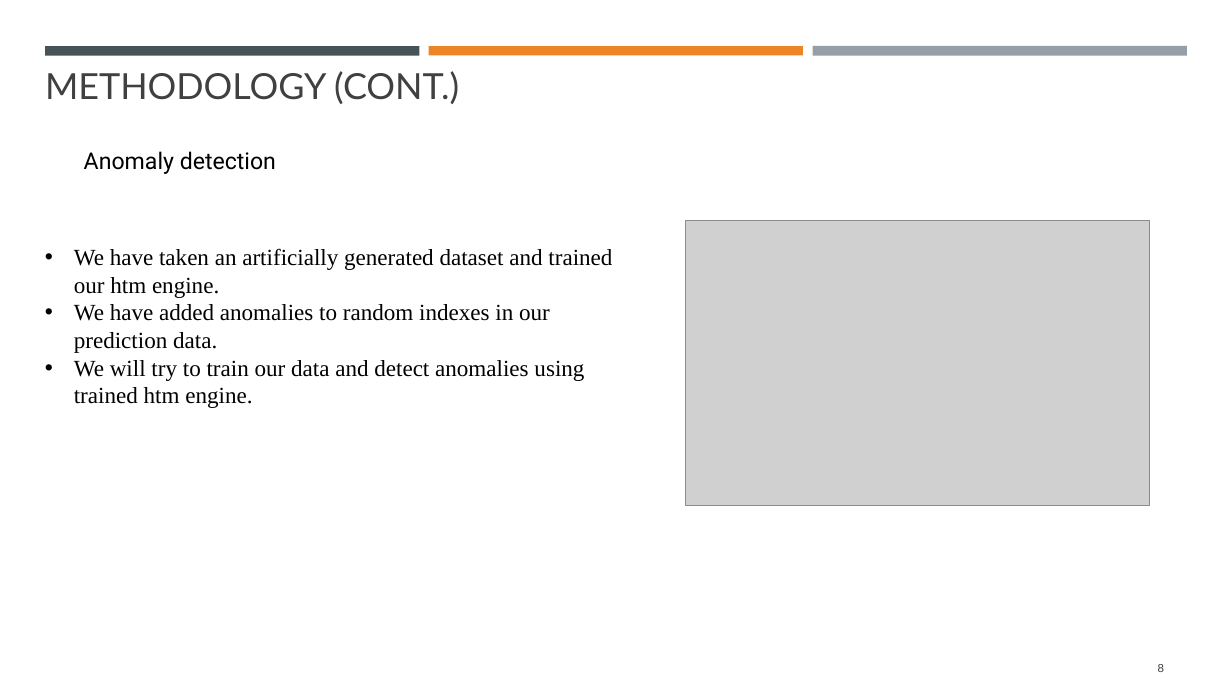
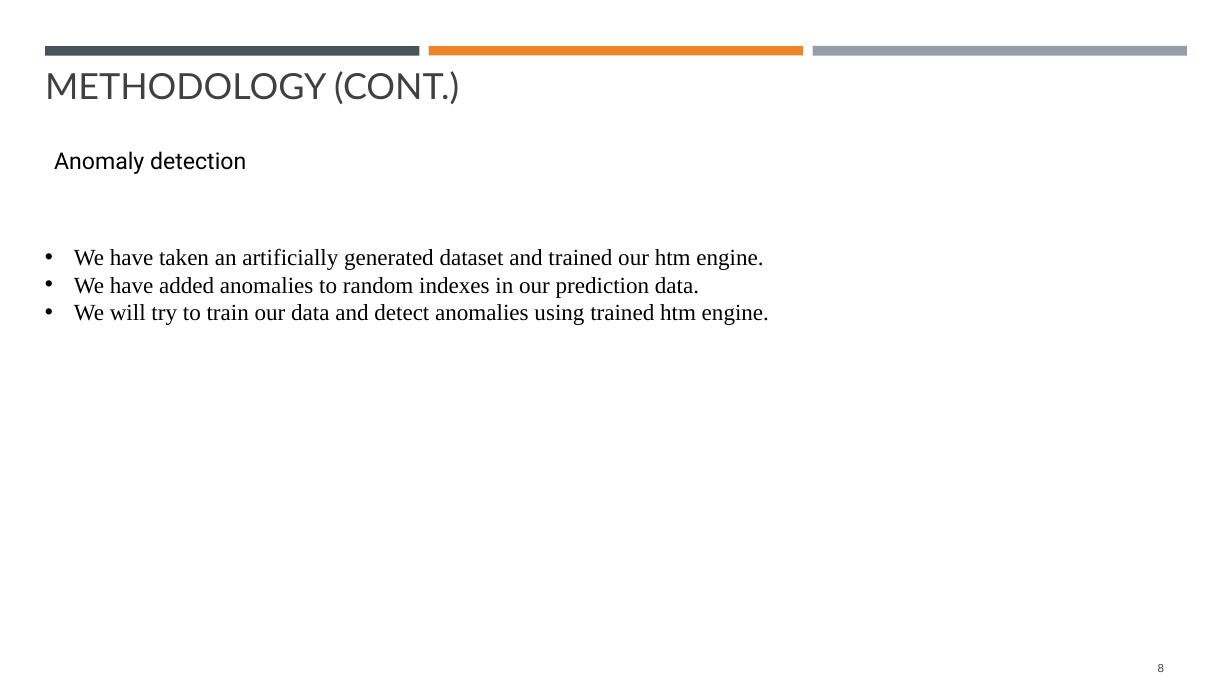
Before and after one commit to mahbubur-r/neocortexapi, a slide deck: slide 8 of source/MySEProject/Documentation/ML2324-8 Implement Anomaly Detection Sample.pptx. Drawn at 1232x693 pixels with LibreOffice and Linux fonts; fonts in the diff are those of the drawing; grey boxes stand for pictures. Boxes give left, top, right and bottom in pixels: in the first picture for what was removed or moved away, otherwise in the second. Text is boxed around its words. In the diff, an @@ line names an element or a change of style, - is before the commit and + after.

```diff
--- a/source/MySEProject/Documentation/ML2324-8 Implement Anomaly Detection Sample.pptx
+++ b/source/MySEProject/Documentation/ML2324-8 Implement Anomaly Detection Sample.pptx
@@ text "Anomaly detection": place and size @@
-text "Anomaly detection" at box(84, 151, 276, 174)
+text "Anomaly detection" at box(54, 151, 246, 174)
@@ text "We have taken an artificially ..." rewrapped from box(74, 248, 612, 408) to box(74, 248, 769, 325) @@
@@ picture removed at box(686, 221, 1150, 506) @@
```
Also in this commit, not shown: 4 other slides changed, 8 slides added, 1 other file.
